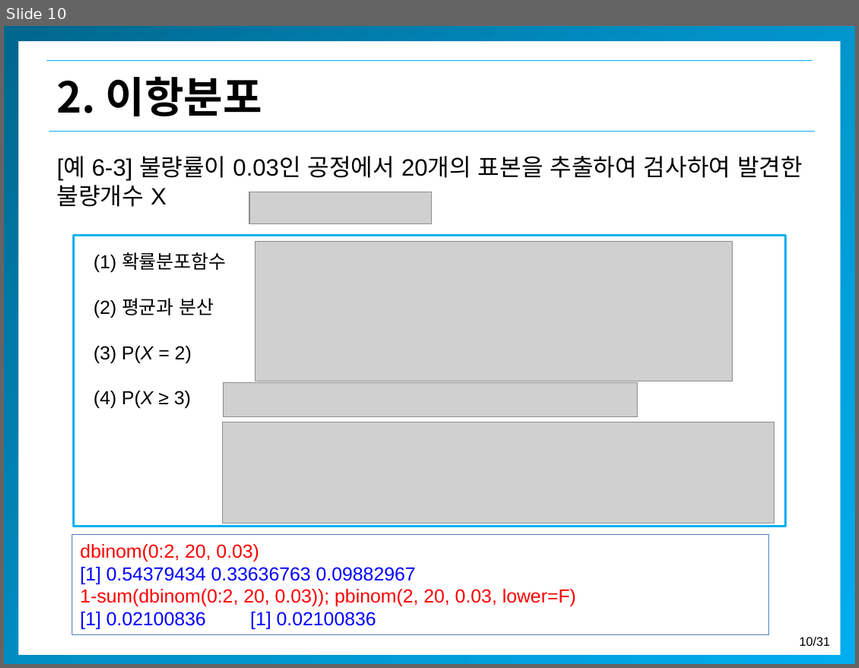
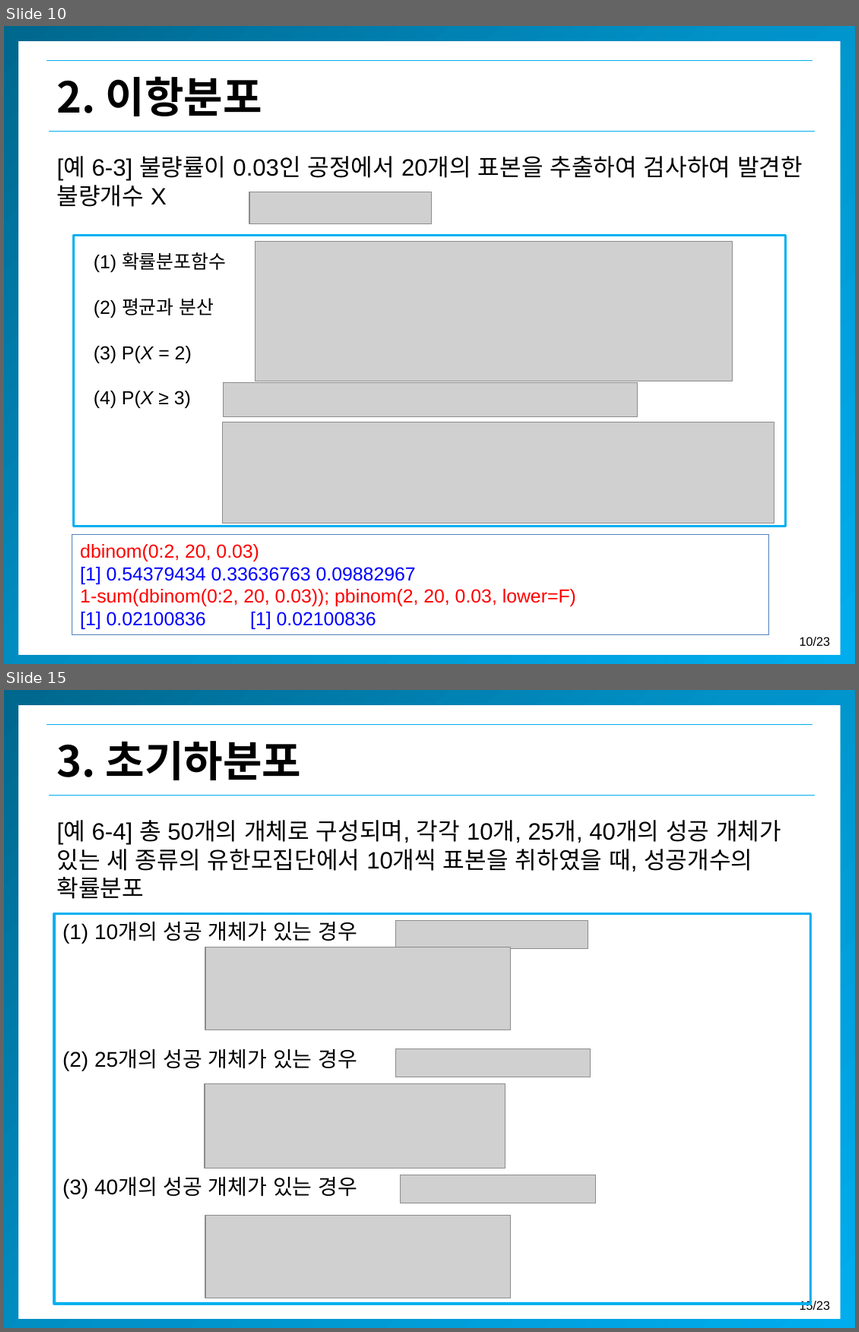
Before and after one commit to misdb/statistics, a slide deck: .gitbook/assets/chapter-04-3-kor (1).pptx. Shown one above the other, each under a label of ours: slide 10 before the commit, slides 10 and 15 after it; the slides between them are not shown. The pictures are 859x668 and 859x1332 pixels, drawn with LibreOffice and Linux fonts; fonts in the diff are those of the drawing; grey boxes stand for pictures; background and template pictures are left out. Boxes give left, top, right and bottom in pixels: in the first picture for what was removed or moved away, otherwise in the second. Text is boxed around its words. In the diff, an @@ line names an element or a change of style, - is before the commit and + after.

```diff
--- a/.gitbook/assets/chapter-04-3-kor (1).pptx
+++ b/.gitbook/assets/chapter-04-3-kor (1).pptx
@@ slide 15 added at <box>4,690,855,1328</box>, background #FFFFFF; not listed: 5 template elements that a slide beside it also shows @@
@@ text added at <box>57,741,302,780</box>, 36 pt, text #000000, bold @@
+3. 초기하분포
@@ text added at <box>57,820,781,899</box>, 20 pt, text #000000 @@
+[예 6-4] 총 50개의 개체로 구성되며, 각각 10개, 25개, 40개의 성공 개체가 있는 세 종류의 유한모집단에서 10개씩 표본을 취하였을 때, 성공개수의 확률분포
@@ rectangle added at <box>54,914,811,1304</box>, outline #00B0F0 2 pt @@
@@ text added at <box>63,922,357,1198</box>, 18 pt, text #000000 @@
+(1) 10개의 성공 개체가 있는 경우
+(2) 25개의 성공 개체가 있는 경우
+(3) 40개의 성공 개체가 있는 경우
@@ picture added at <box>396,921,588,948</box> @@
@@ picture added at <box>205,947,512,1030</box> @@
@@ picture added at <box>396,1049,591,1078</box> @@
@@ picture added at <box>205,1084,506,1168</box> @@
@@ picture added at <box>401,1175,595,1203</box> @@
@@ picture added at <box>205,1215,512,1298</box> @@
@@ page number at <box>800,637,831,646</box>: text changed @@
-10/31
+10/23
```
Also in this commit, not shown: 1 slide changed, 6 other slides added, 5 other files.
